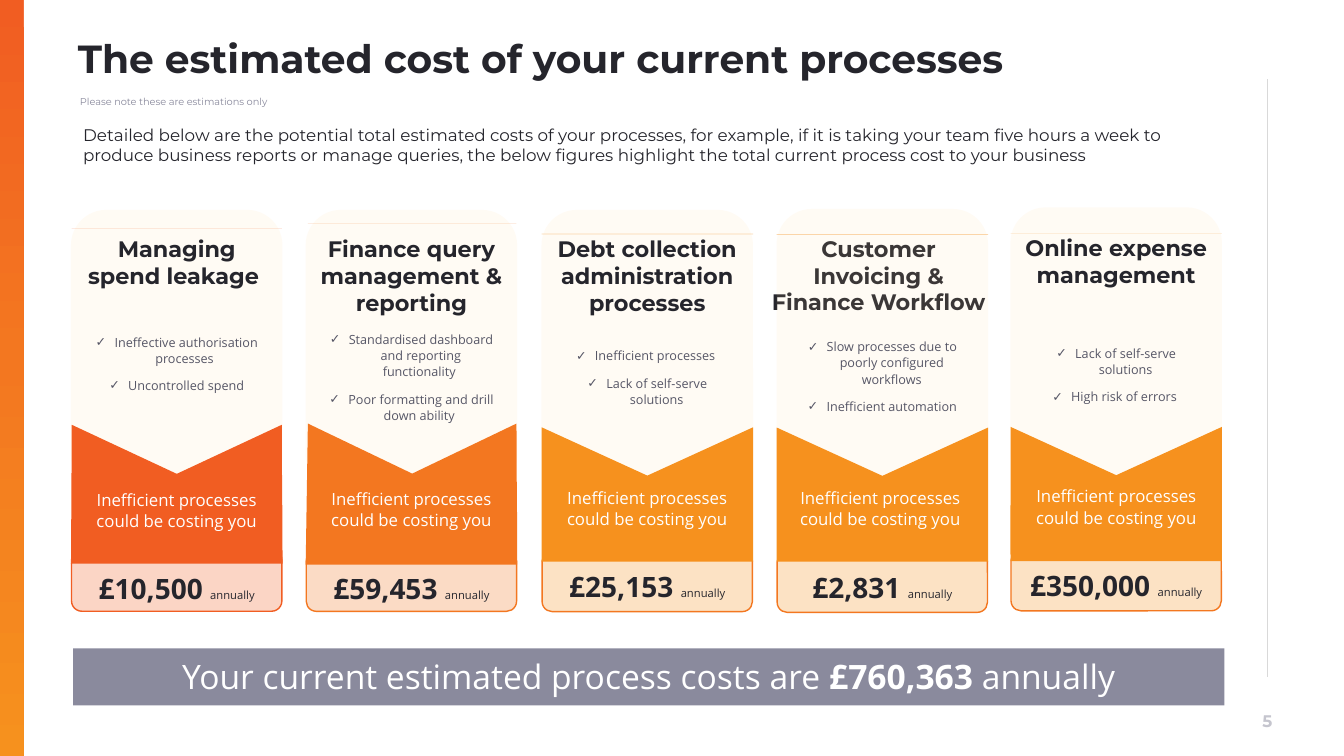
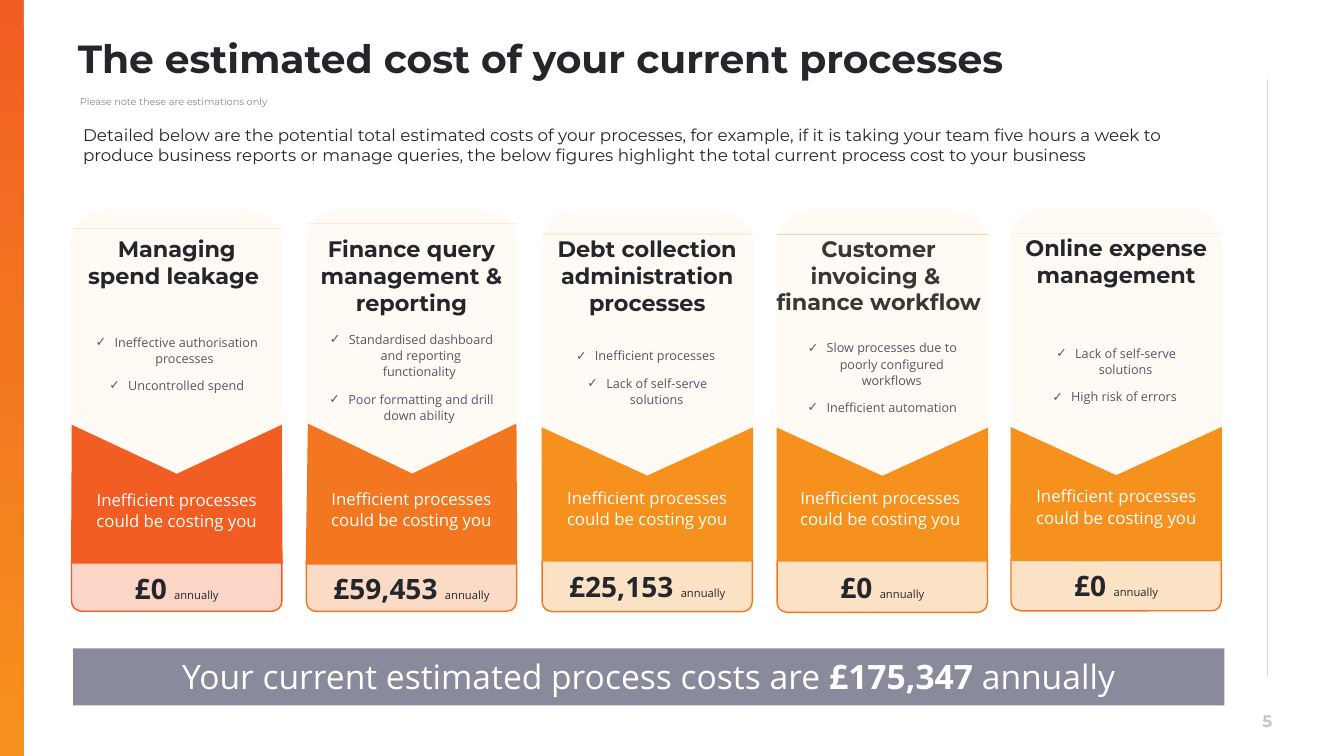
Before and after one commit to muratozdemirpiblo/ppt-api, a slide deck: slide 5 of output.pptx. Drawn at 1344x756 pixels with LibreOffice and Linux fonts; fonts in the diff are those of the drawing; background and template pictures are left out. Boxes give left, top, right and bottom in pixels: in the first picture for what was removed or moved away, otherwise in the second. Text is boxed around its words. In the diff, an @@ line names an element or a change of style, - is before the commit and + after.

```diff
--- a/output.pptx
+++ b/output.pptx
@@ text at (777, 241, 981, 310): text changed @@
-Customer Invoicing & Finance Workflow
+Customer invoicing &
+finance workflow
@@ text at (135, 578, 218, 602): text changed @@
-£10,500 annually
+£0 annually
@@ text at (840, 577, 924, 601): text changed @@
-£2,831 annually
+£0 annually
@@ text at (1074, 575, 1158, 599): text changed; size 20 to 8 pt; bold off @@
-£350,000 annually
+£0 annually
@@ text at (182, 663, 1115, 697): text changed @@
-Your current estimated process costs are £760,363 annually
+Your current estimated process costs are £175,347 annually
```
Also in this commit, not shown: 7 other slides changed, 1 other file.
